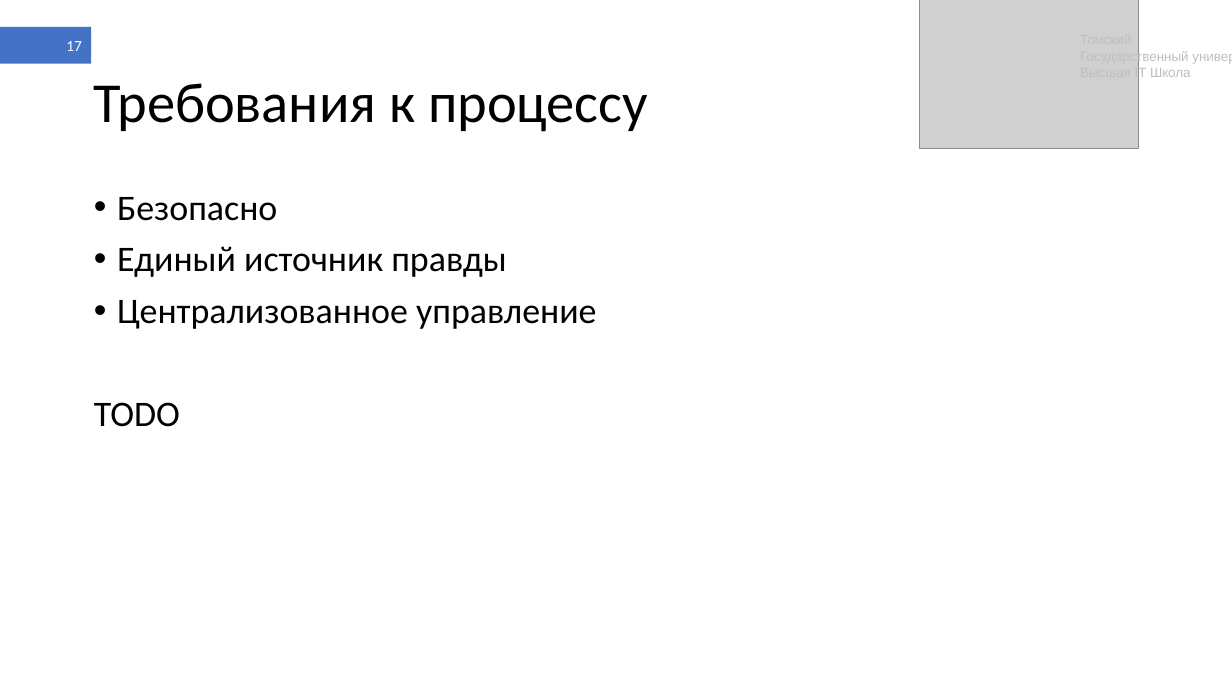
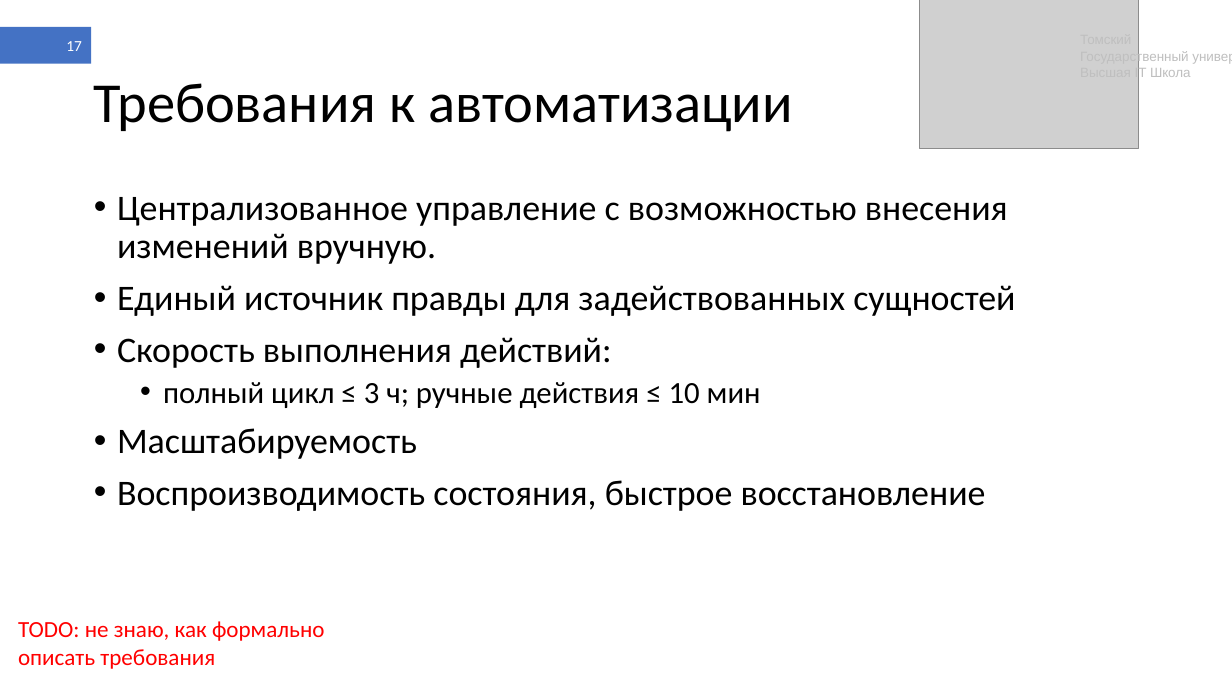
Before and after one commit to shameoff/GraduateWork, a slide deck: slide 17 of Презентация ВКР (в шаблоне).pptx. Drawn at 1232x693 pixels with LibreOffice and Linux fonts; fonts in the diff are those of the drawing; grey boxes stand for pictures. Boxes give left, top, right and bottom in pixels: in the first picture for what was removed or moved away, otherwise in the second. Text is boxed around its words. In the diff, an @@ line names an element or a change of style, - is before the commit and + after.

```diff
--- a/Презентация ВКР (в шаблоне).pptx
+++ b/Презентация ВКР (в шаблоне).pptx
@@ title at [94,83,793,132]: text changed @@
-Требования к процессу
+Требования к автоматизации
@@ text at [117,197,1015,511]: text changed @@
-• Безопасно
-• Единый источник правды
-• Централизованное управление
-TODO
+• Централизованное управление с возможностью внесения изменений вручную.
+• Единый источник правды для задействованных сущностей
+• Скорость выполнения действий:
+  • полный цикл ≤ 3 ч; ручные действия ≤ 10 мин
+• Масштабируемость
+• Воспроизводимость состояния, быстрое восстановление
@@ text added at [18,621,324,669], 18 pt, text #FF0000 @@
+TODO: не знаю, как формально описать требования
```
Also in this commit, not shown: 6 other slides changed, 1 other file.
